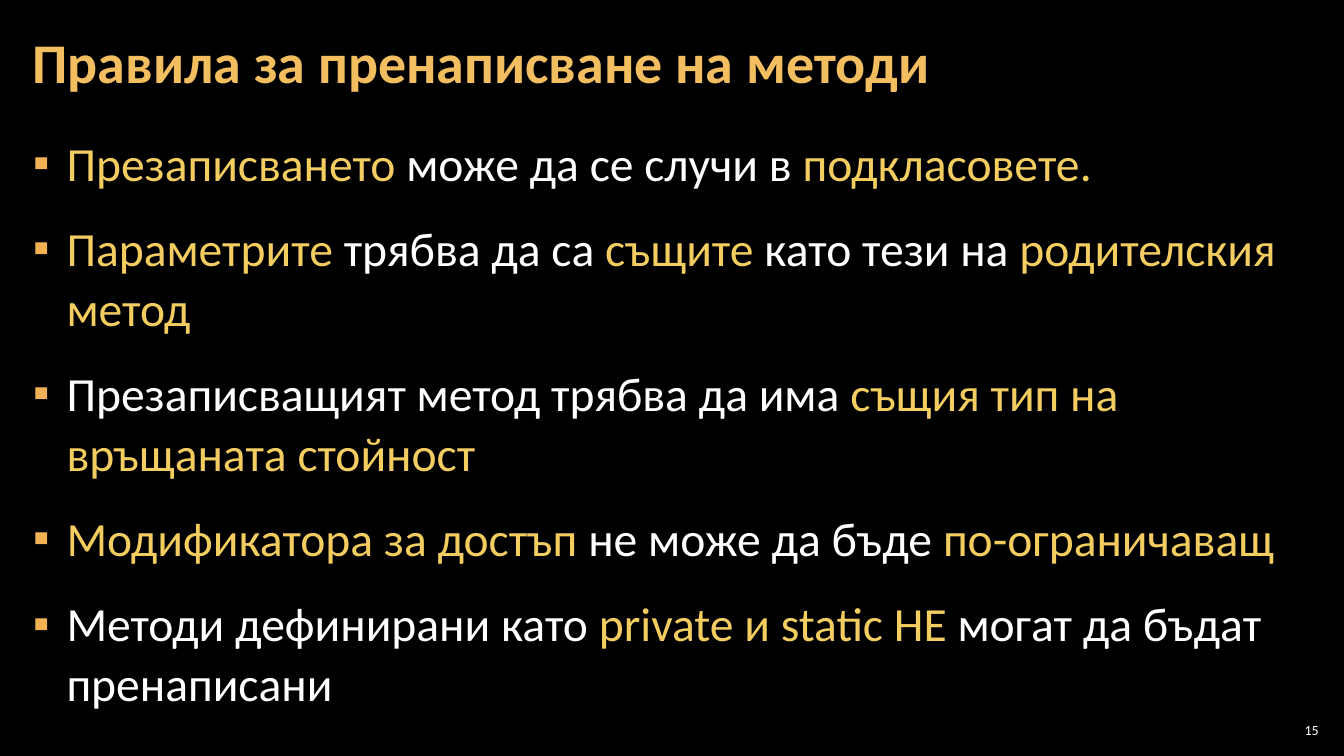
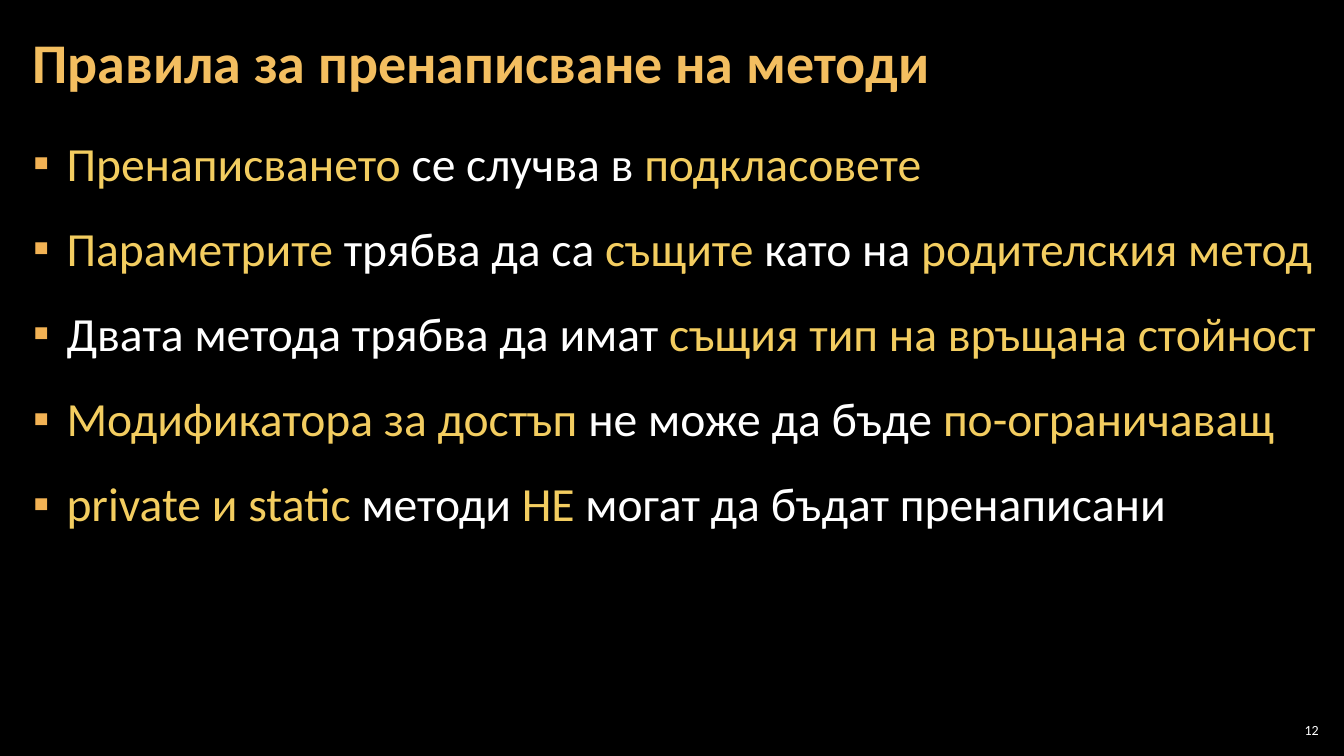
Before and after one commit to BG-IT-Edu/Free-Content, a slide deck: slide 12 of dmanolov/Информатика 11 клас, ПП (C#)/М1.Обектно-ориентирано проектиране и програмиране/06.Полиморфизъм/06.Полиморфизъм.pptx (slide 15 before the commit). Drawn at 1344x756 pixels with LibreOffice and Linux fonts; fonts in the diff are those of the drawing; background and template pictures are left out. Boxes give left, top, right and bottom in pixels: in the first picture for what was removed or moved away, otherwise in the second. Text is boxed around its words. In the diff, an @@ line names an element or a change of style, - is before the commit and + after.

```diff
--- a/dmanolov/Информатика 11 клас, ПП (C#)/М1.Обектно-ориентирано проектиране и програмиране/06.Полиморфизъм/06.Полиморфизъм.pptx
+++ b/dmanolov/Информатика 11 клас, ПП (C#)/М1.Обектно-ориентирано проектиране и програмиране/06.Полиморфизъм/06.Полиморфизъм.pptx
@@ text at bbox=[67, 150, 1316, 359]: text changed @@
-▪ Презаписването може да се случи в подкласовете.
-▪ Параметрите трябва да са същите като тези на родителския метод
-▪ Презаписващият метод трябва да има същия тип на връщаната стойност
+▪ Пренаписването се случва в подкласовете
+▪ Параметрите трябва да са същите като на родителския метод
+▪ Двата метода трябва да имат същия тип на връщана стойност
@@ text at bbox=[67, 488, 1166, 529]: text changed @@
-▪ Mетоди дефинирани като private и static НЕ могат да бъдат пренаписани
+▪ private и static методи НЕ могат да бъдат пренаписани
@@ page number at bbox=[1305, 726, 1319, 735]: text changed @@
-15
+12
```
Also in this commit, not shown: 9 other slides changed, 2 slides added, 6 slides removed, 1 other file.
